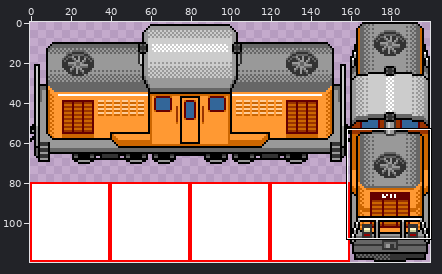
A sprite sheet gets an edit: static/materials/wwa/VeLocomotive16-2.gif. Above: a wide view before the commit, with the close-up outlined.
Close-up. First the earlier version:
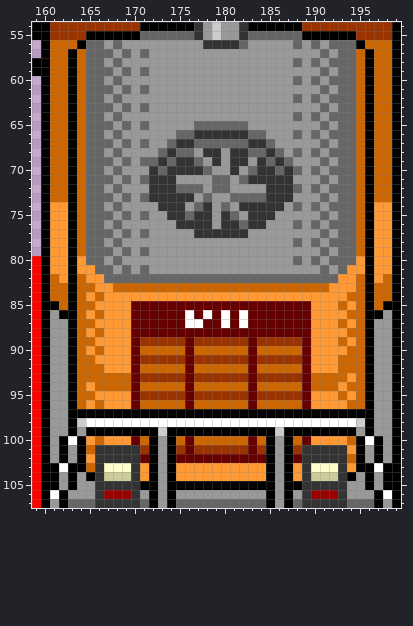
The file is 200x120 pixels. Shown: x 159..199, y 54..107. The commit also changed other parts of the picture, which this record leaves out.
Now the later version:
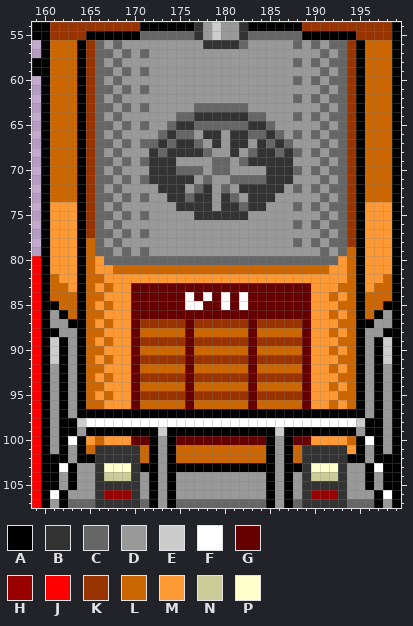
Palette (. is transparent): A #000000  B #333333  C #666666  D #999999  E #cccccc  F #ffffff  G #660000  H #990000  J #ff0000  K #993300  L #cc6601  M #ff9933  N #cccc99  P #ffffcc
What changed:
Changed rows in their new state; - is an unchanged pixel.
first column x 161:
 56 ----K----------------------------K----
 57 --LAK----------------------------KAL--
 58 --LAK----------------------------KAL--
 59 --LAK----------------------------KAL--
 60 --LAK----------------------------KAL--
 61 --LAK----------------------------KAL--
 62 --LAK----------------------------KAL--
 63 --LAK-----------CCCCCC-----------KAL--
 64 --LAK---------CCBBBBBBCC---------KAL--
 65 --LAK--------CBB------BBC--------KAL--
 66 --LAK-------CB--D--D----BC-------KAL--
 67 --LAK------CB----DBDBBD--BC------KAL--
 68 --LAK------B--BBBCD--D-B--B------KAL--
 69 --LAK------B-BDDD-CCDCB-B-B------KAL--
 70 --LAK-------B-CCCDCCD-DD-B-------KAL--
 71 --LAK---------BB-CDDC-CC---------KAL--
 72 --LAK------D--BD-BD--BBB--D------KAL--
 73 --LAK------DD--CBB-B-DBB-DD------KAL--
 74 --MAK-------DD-BB--BBC--DD-------KAM--
 75 --MAK--------DDD--B-BBDDD--------KAM--
 76 --MAK---------DDDD-DDDDD---------KAM--
 77 --MAK-----------DDDDDD-----------KAM--
 78 --MAL----------------------------KAM--
 79 --MAL----------------------------LAM--
 80 --MALMC-CCCCCCCCCCCCCCCCCCC-C-C-MLAM--
 81 --MALMMLLLLLLLLLLLLLLLLLLLLLLLLMMLAM--
 82 --MALLMMMMMMMMMMMMMMMMMMMMMMMMMM-LAM--
 83 --MA--LMMGGGGGGGGGGGGGGGGGGGGMM-LLAM--
 84 --LAL----GGGGGGFGFGFGFGGGGGGG--L--AL--
 85 --LA--L--------FF--F-F-----------LAL--
 86 --LAL----------G-G-G-G---------L--AL--
 87 ---A--L---KKKKKGKKKKKK-KKKKK-----LA---
 88 A-DAL-----LLLLL-LLLLLL-LLLLL---L--AD-A
 89 EADA--L--------------------------LADAE
 90 EADAL--------------------------L--ADAE
 91 EADA--L---------------------------ADAE
 92 -ADA---------------------------LM-ADA-
 93 -ADA-M-MM--------------------MMM-LADA-
 94 -ADAL-MMM--------------------MM---ADA-
 95 -ADA--L--------------------------LADA-
 96 -ADAL--------------------------L--ADA-
 97 -AD--------------------------------DA-
 98 -A----------------------------------A-
 99 -A----------------------------------A-
100 ----------G---G-GGGGGG-G---G----------
101 ----------L---LLLLLLLLLL---L----------
102 A---A-----L---LLLLLLLLLL---L-----A---A
103 ---DD-----A---AAAAAAAAAA---A-----DD---
104 ----D-----D---DDDDDDDDDD---D-----D----
105 ----------D---DDDDDDDDDD---D----------
Boxes around the changes in both close-ups, in picture pixels (x1, y1, x2, y2):
changed: (50, 40, 392, 490)
